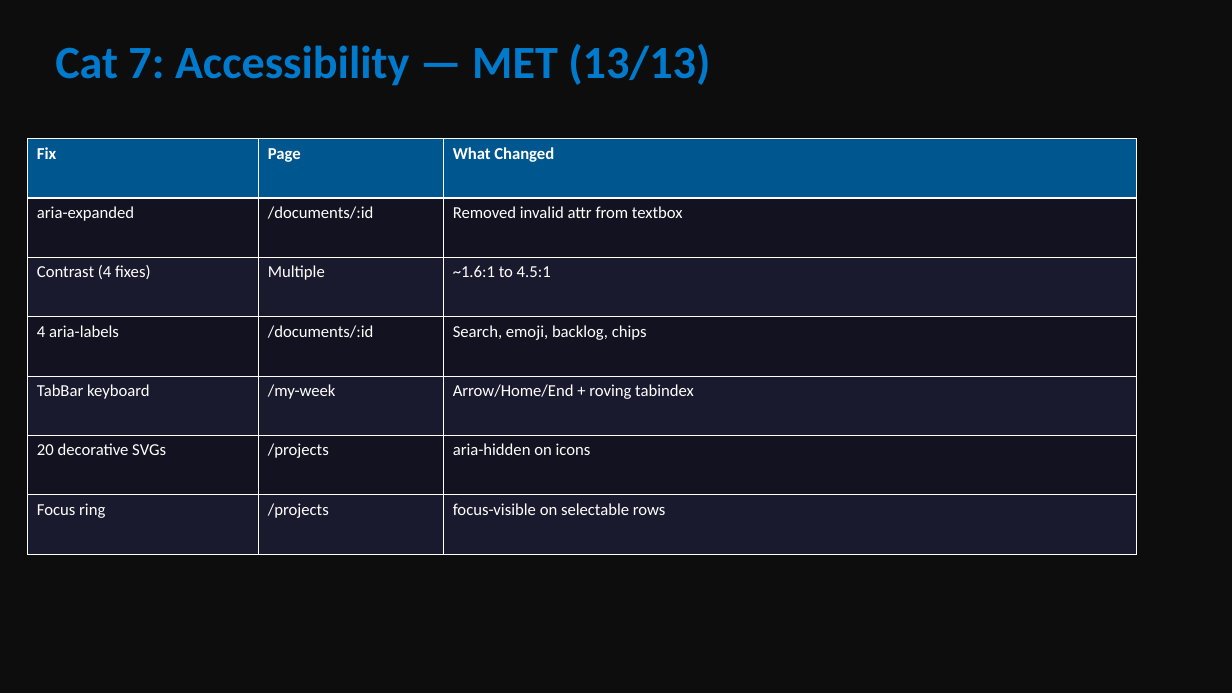
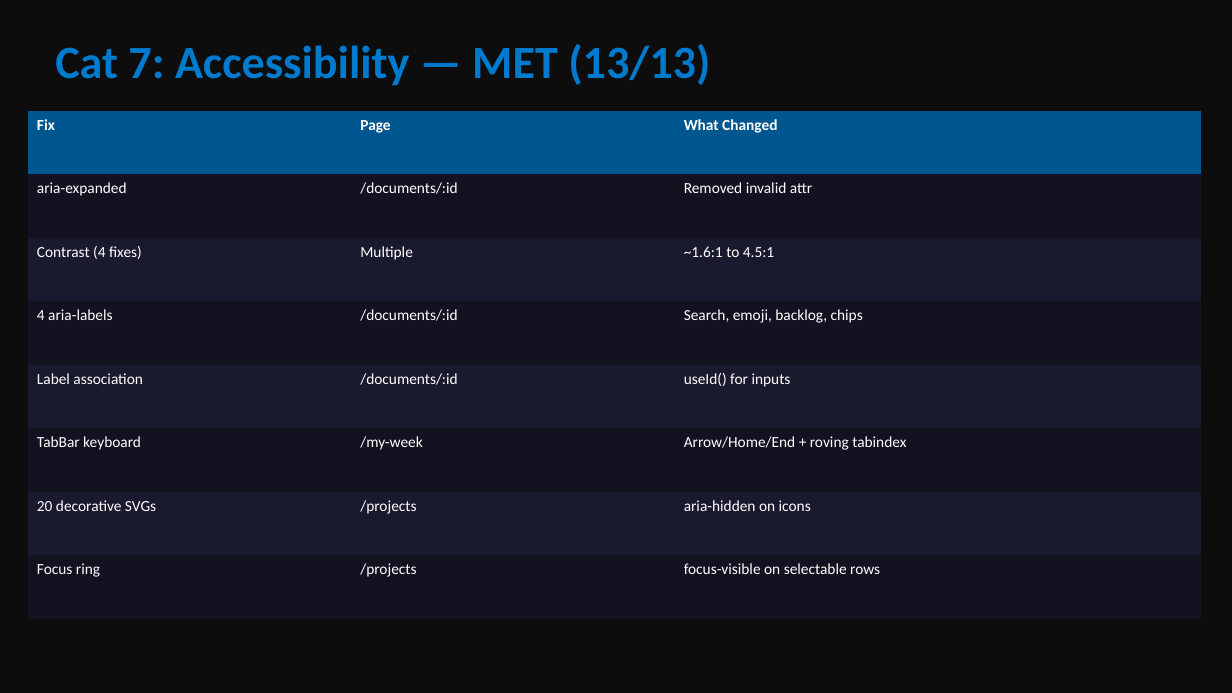
Before and after one commit to fsyeddev-a11y/ShipShape, a slide deck: slide 24 of docs/ShipShape-Final-Presentation.pptx (slide 11 before the commit). Drawn at 1232x693 pixels with LibreOffice and Linux fonts; fonts in the diff are those of the drawing. Boxes give left, top, right and bottom in pixels: in the first picture for what was removed or moved away, otherwise in the second. Text is boxed around its words. In the diff, an @@ line names an element or a change of style, - is before the commit and + after.

```diff
--- a/docs/ShipShape-Final-Presentation.pptx
+++ b/docs/ShipShape-Final-Presentation.pptx
@@ table at <box>28,111,1202,619</box> @@
-row 2, column 3: Removed invalid attr from textbox
+row 2, column 3: Removed invalid attr
+row 5: Label association | /documents/:id | useId() for inputs
@@ table: place and size @@
-table at <box>28,139,1137,555</box>
+table at <box>28,111,1202,619</box>
```
Also in this commit, not shown: 10 other slides changed, 21 slides added, 5 slides removed, 4 other files.
